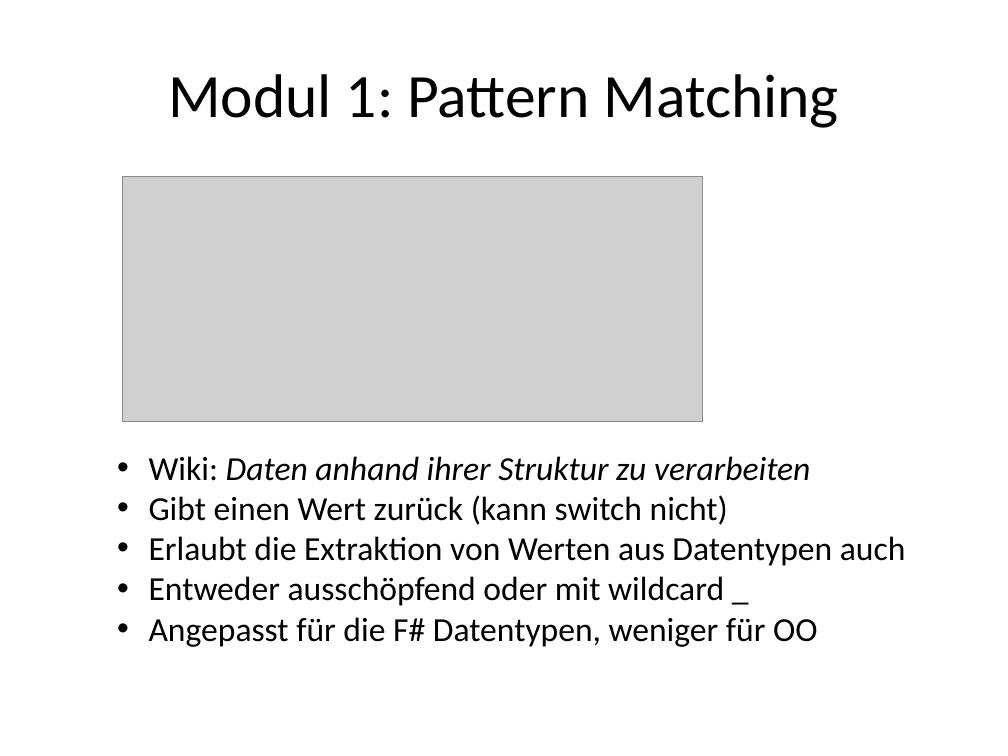
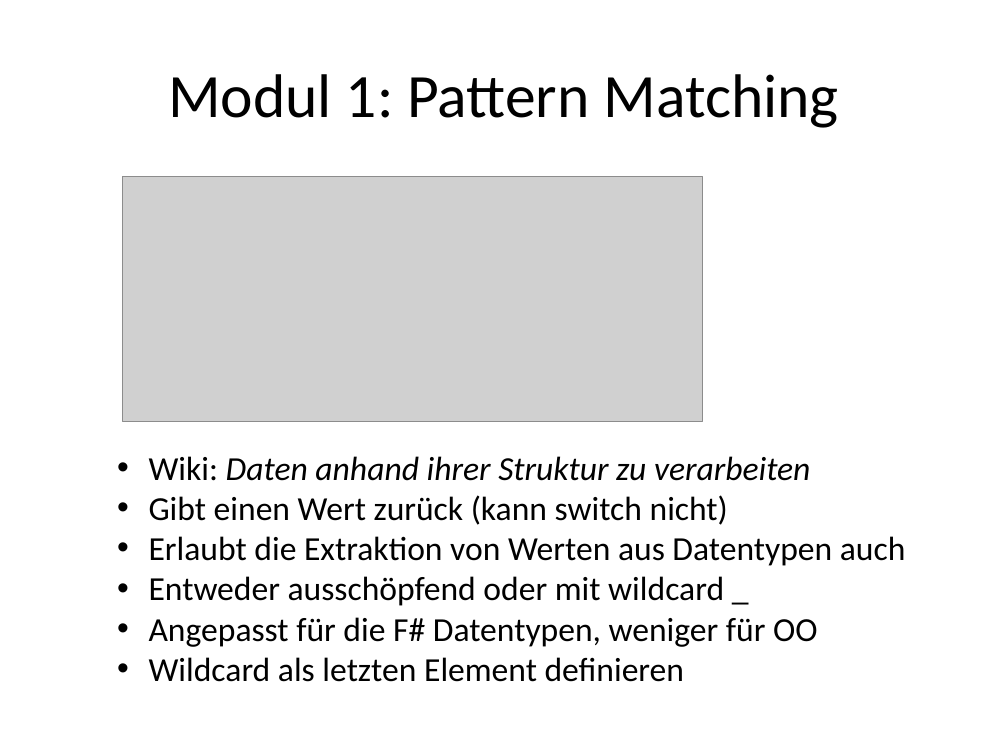
Before and after one commit to nasserbrake/Spartakiade2017, a slide deck: slide 33 of FSharp.pptx. Drawn at 1008x756 pixels with LibreOffice and Linux fonts; fonts in the diff are those of the drawing; grey boxes stand for pictures. Boxes give left, top, right and bottom in pixels: in the first picture for what was removed or moved away, otherwise in the second. Text is boxed around its words. In the diff, an @@ line names an element or a change of style, - is before the commit and + after.

```diff
--- a/FSharp.pptx
+++ b/FSharp.pptx
@@ text at (149,657,684,682): paragraph added @@
+• Wildcard als letzten Element definieren
```
Also in this commit, not shown: 3 other slides changed, 4 slides added, 1 slide removed, 3 other files.
